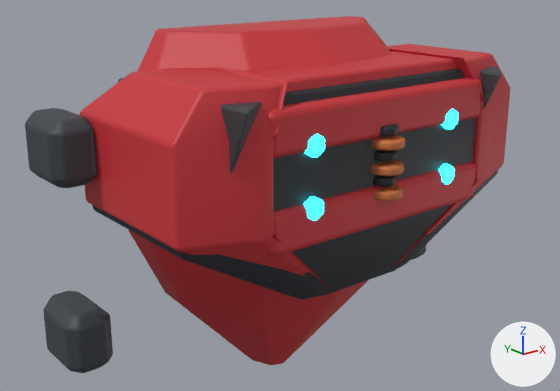
Renders of the FBX model Assets/Resources/ClamshellMeshes/LowerArmFront_Set06_Voltaic.fbx from each side of a commit.
One viewpoint serves both versions: a 50 mm camera at (-0.43, -0.563, 0.224) aimed at (-0.023, -0.055, 0.02). Arrows for +X, +Y and +Z are at lower right; the lights stay in place. The older version comes first. Where no turn or scale is listed for an object, it has been applied to the vertices.

Objects in the first picture: 'LowerArmFront_Set06_Voltaic'.
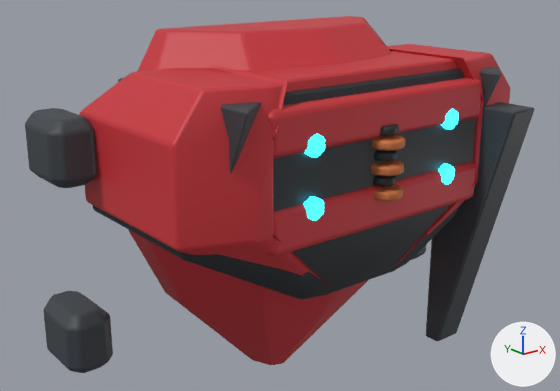
Pixel boxes [x1, y1, x2, y2] of what changed, in the pictures (560 x 391 px):
'LowerArmFront_Set06_Voltaic', reshaped: before [25, 16, 510, 373]; after [25, 16, 535, 373]
part 1 of me_lowerarmfront_set06_voltaic_001, added: after [426, 102, 535, 341]

The change in detail:
me_lowerarmfront_set06_voltaic_001 is used by ob_lowerarmfront_set06_voltaic; location (0.0, 0.0, 0.0).
me_lowerarmfront_set06_voltaic_001 had 3216 vertices, 3094 faces and spanned x -0.215..0.215, y -0.174..0.03, z -0.165..0.165.
me_lowerarmfront_set06_voltaic_001 now has 3272 vertices, 3148 faces and spans x -0.215..0.215, y -0.191..0.03, z -0.165..0.165.
me_lowerarmfront_set06_voltaic_001 part 1: a new loose piece of 56 vertices spanning x 0.115..0.145, y -0.191..-0.112, z -0.139..0.099, in mat_frame (dark grey #3a3f45).
